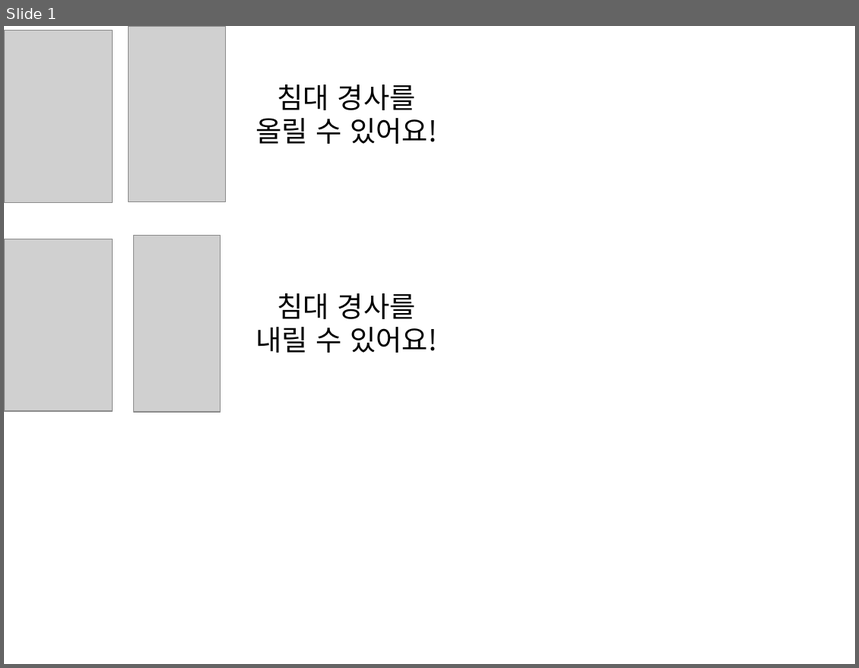
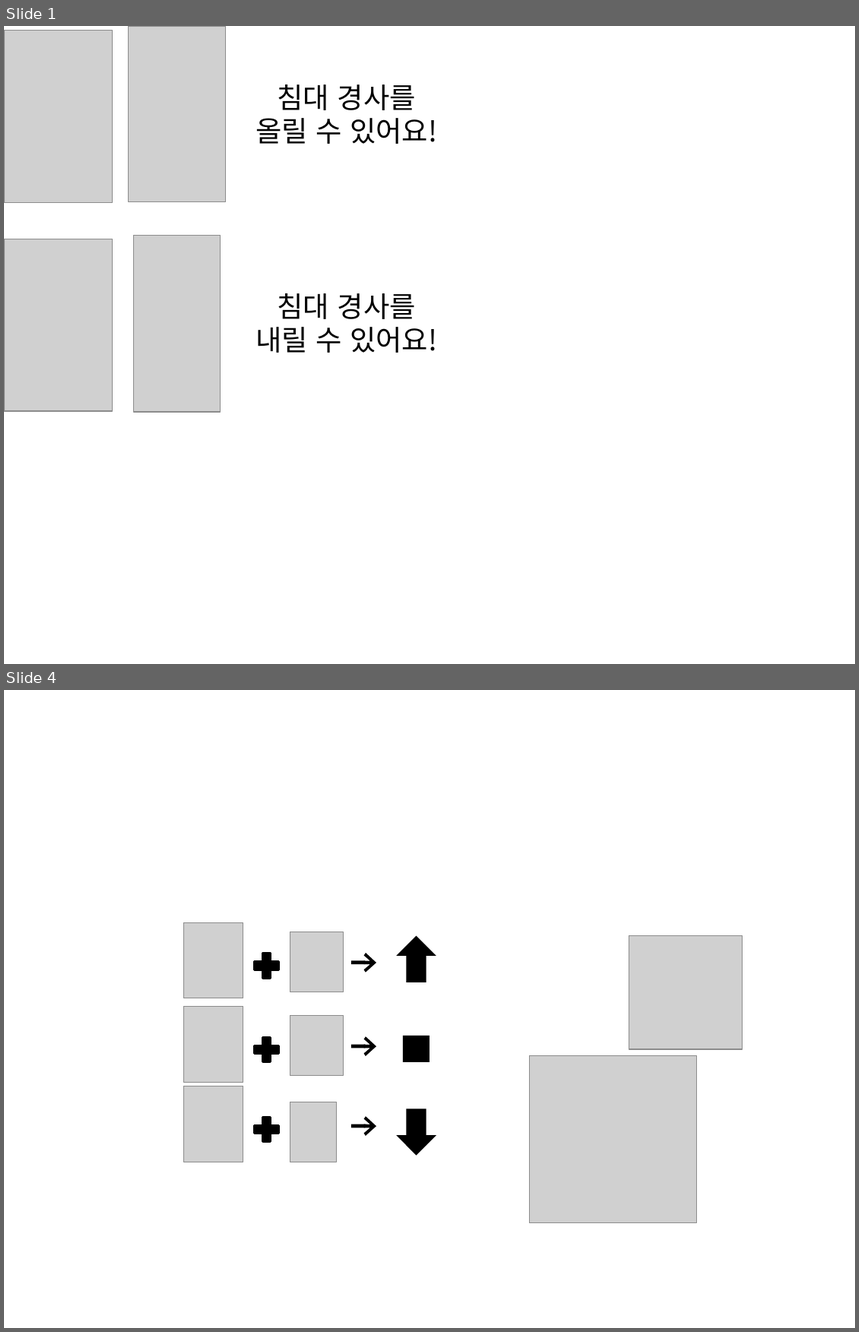
Before and after one commit to SuyoungKim-K/Motion_Control, a slide deck: working/GUI/Image/이미지제작용.pptx. Shown one above the other, each under a label of ours: slide 1 before the commit, slides 1 and 4 after it; the slides between them are not shown. The pictures are 859x668 and 859x1332 pixels, drawn with LibreOffice and Linux fonts; fonts in the diff are those of the drawing; grey boxes stand for pictures. Boxes give left, top, right and bottom in pixels: in the first picture for what was removed or moved away, otherwise in the second. Text is boxed around its words. In the diff, an @@ line names an element or a change of style, - is before the commit and + after.

```diff
--- a/working/GUI/Image/이미지제작용.pptx
+++ b/working/GUI/Image/이미지제작용.pptx
@@ slide 4 added at bbox=[4, 690, 855, 1328], background #FFFFFF @@
@@ picture added at bbox=[183, 923, 243, 998] @@
@@ picture added at bbox=[290, 932, 344, 991] @@
@@ down arrow added at bbox=[396, 936, 436, 983], fill #000000 @@
@@ picture added at bbox=[629, 936, 742, 1049] @@
@@ plus sign added at bbox=[250, 950, 283, 983], fill #000000, outline #000000 2 pt @@
@@ arrow added from (351, 962) to (376, 962), #000000 3 pt @@
@@ picture added at bbox=[183, 1007, 243, 1082] @@
@@ picture added at bbox=[290, 1016, 344, 1075] @@
@@ plus sign added at bbox=[250, 1033, 283, 1066], fill #000000, outline #000000 2 pt @@
@@ arrow added from (351, 1046) to (376, 1046), #000000 3 pt @@
@@ rectangle added at bbox=[403, 1036, 430, 1062], fill #000000 @@
@@ picture added at bbox=[529, 1056, 697, 1224] @@
@@ picture added at bbox=[183, 1087, 243, 1163] @@
@@ plus sign added at bbox=[250, 1113, 283, 1146], fill #000000, outline #000000 2 pt @@
@@ picture added at bbox=[290, 1102, 337, 1161] @@
@@ down arrow added at bbox=[396, 1109, 436, 1156], fill #000000 @@
@@ arrow added from (351, 1127) to (376, 1127), #000000 3 pt @@
```
Also in this commit, not shown: 1 slide changed, 4 other slides added, 1 slide removed, 2 other files.
